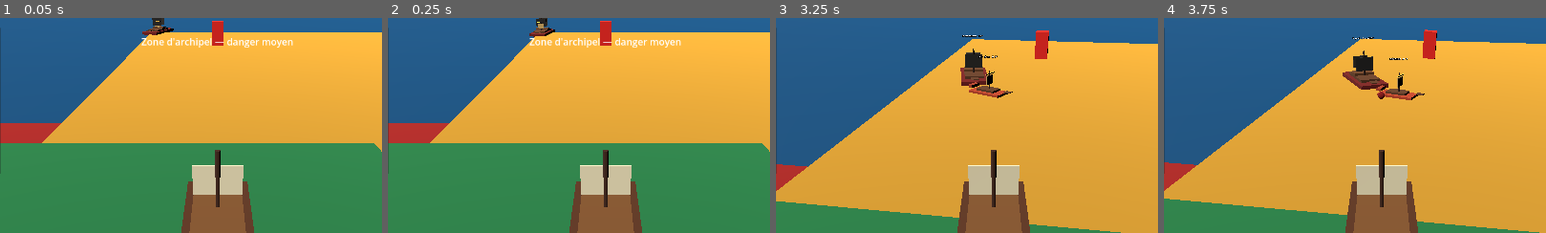
Above: before the commit, frames 1-4 (left to right).
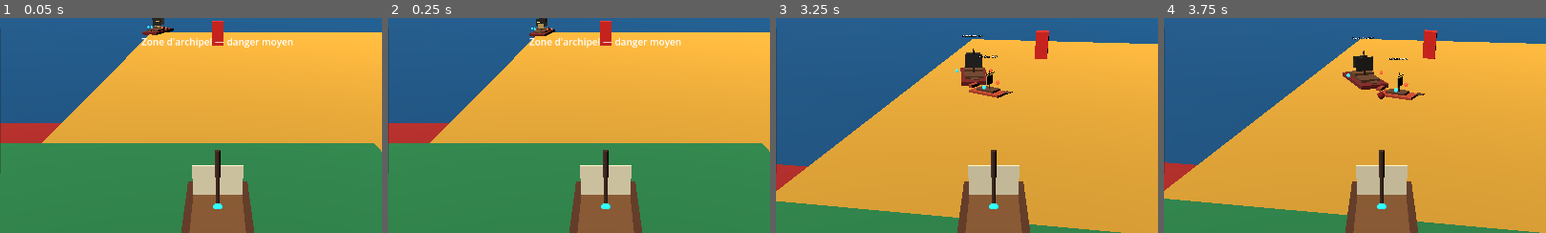
Above: after the commit, the same moments.

Repository: blou132/jeux-pirate
Game: Godot game, scene res://scenes/world/World.tscn
Two runs of this game, one before a commit and one after it. Both use one fixed random seed, a clock stepped at 60 frames per second and the inputs below.
Inputs (mouse positions are % of the whole screen's width and height, from its top left):
- Up to frame 1 (0.05 s): no input
- Up to frame 2 (0.25 s): no input
- Up to frame 3 (3.25 s): tap Enter at 0.5 s; move the mouse to (45, 70) at 0.52 s; hold W 0.53-1.25 s; tap R at 0.6 s; click (45, 70) at 0.67 s; drag from (80, 65) to (45, 70) at 1.27 s; move the mouse to (20, 35) at 2.02 s; hold A 2.03-2.75 s; hold Q 2.03-2.75 s; drag from (55, 50) to (20, 35) at 2.77 s
- Up to frame 4 (3.75 s): move the mouse to (35, 25) at 3.52 s; hold S from 3.53 s (still down); tap R at 3.6 s
The pictures show only the part of the screen within x 22-72%, y 2-52%; the shares and areas given below are measured in that part.

The runs differ from the first frame. In frame 1, less than 0.1% of the frame differs, in the area x 38-59%, y 3-89%; in frame 2, less than 0.1%; in frame 3, 0.1%; in frame 4, 0.1%, in the area x 47-64%, y 24-89%.

Commit message:
chore: add debug markers for ship aim points

Diff:
--- a/scenes/boats/EnemyShip.tscn
+++ b/scenes/boats/EnemyShip.tscn
@@ -14,6 +14,16 @@
 
 [sub_resource type="StandardMaterial3D" id="StandardMaterial3D_sail"]
 albedo_color = Color(0.12, 0.11, 0.10, 1)
+
+[sub_resource type="StandardMaterial3D" id="StandardMaterial3D_debug_left"]
+albedo_color = Color(1, 0.32, 0.16, 1)
+emission_enabled = true
+emission = Color(1, 0.32, 0.16, 1)
+
+[sub_resource type="StandardMaterial3D" id="StandardMaterial3D_debug_right"]
+albedo_color = Color(0.2, 0.75, 1, 1)
+emission_enabled = true
+emission = Color(0.2, 0.75, 1, 1)
 
 [sub_resource type="BoxMesh" id="BoxMesh_hull"]
 size = Vector3(2.1, 0.65, 4.2)
@@ -31,6 +41,10 @@
 
 [sub_resource type="BoxShape3D" id="BoxShape3D_collision"]
 size = Vector3(2.2, 1.0, 4.4)
+
+[sub_resource type="SphereMesh" id="SphereMesh_debug_point"]
+radius = 0.14
+height = 0.28
 
 [node name="EnemyShip" type="CharacterBody3D"]
 script = ExtResource("1_enemy_ship")
@@ -72,8 +86,16 @@
 [node name="LeftCannonPoint" type="Marker3D" parent="."]
 position = Vector3(-1.35, 0.65, -0.25)
 
+[node name="DebugMarker" type="MeshInstance3D" parent="LeftCannonPoint"]
+mesh = SubResource("SphereMesh_debug_point")
+material_override = SubResource("StandardMaterial3D_debug_left")
+
 [node name="RightCannonPoint" type="Marker3D" parent="."]
 position = Vector3(1.35, 0.65, -0.25)
+
+[node name="DebugMarker" type="MeshInstance3D" parent="RightCannonPoint"]
+mesh = SubResource("SphereMesh_debug_point")
+material_override = SubResource("StandardMaterial3D_debug_right")
 
 [node name="Nameplate" type="Label3D" parent="."]
 position = Vector3(0, 3.1, 0)
--- a/scenes/boats/PlayerBoat.tscn
+++ b/scenes/boats/PlayerBoat.tscn
@@ -14,6 +14,11 @@
 
 [sub_resource type="StandardMaterial3D" id="StandardMaterial3D_sail"]
 albedo_color = Color(0.93, 0.88, 0.72, 1)
+
+[sub_resource type="StandardMaterial3D" id="StandardMaterial3D_debug_aim"]
+albedo_color = Color(0.1, 0.9, 1, 1)
+emission_enabled = true
+emission = Color(0.1, 0.9, 1, 1)
 
 [sub_resource type="BoxMesh" id="BoxMesh_hull"]
 size = Vector3(2.4, 0.7, 4.8)
@@ -31,6 +36,10 @@
 
 [sub_resource type="BoxShape3D" id="BoxShape3D_collision"]
 size = Vector3(2.5, 1.0, 5.0)
+
+[sub_resource type="SphereMesh" id="SphereMesh_debug_point"]
+radius = 0.16
+height = 0.32
 
 [node name="PlayerBoat" type="CharacterBody3D"]
 script = ExtResource("1_player_boat")
@@ -69,6 +78,10 @@
 [node name="AimPoint" type="Marker3D" parent="."]
 position = Vector3(0, 0.55, -0.1)
 
+[node name="DebugMarker" type="MeshInstance3D" parent="AimPoint"]
+mesh = SubResource("SphereMesh_debug_point")
+material_override = SubResource("StandardMaterial3D_debug_aim")
+
 [node name="CannonSystem" type="Node3D" parent="."]
 script = ExtResource("2_cannon_system")
 
--- a/scripts/boats/EnemyShip.gd
+++ b/scripts/boats/EnemyShip.gd
@@ -17,6 +17,8 @@
 @export var cannon_point_base_half_width: float = 1.35
 @export var cannon_point_height: float = 0.65
 @export var cannon_point_forward_offset: float = -0.25
+# Temporary v0.3.7 helper to inspect enemy broadside cannon points during tests.
+@export var debug_show_aim_points: bool = true
 
 var health: int
 var _destroyed: bool = false
@@ -25,6 +27,7 @@
 func _ready() -> void:
 	health = max_health
 	add_to_group("enemy_ships")
+	_refresh_debug_markers()
 	_refresh_nameplate()
 	health_changed.emit(health, max_health)
 
@@ -64,6 +67,7 @@
 
 	_apply_visual_style(String(config.get("visual_style", "brigantine")))
 	_refresh_cannon_points(visual_scale)
+	_refresh_debug_markers()
 	_refresh_nameplate()
 
 	if is_inside_tree():
@@ -308,3 +312,15 @@
 		return get_node_or_null("RightCannonPoint") as Node3D
 
 	return get_node_or_null("LeftCannonPoint") as Node3D
+
+
+func _refresh_debug_markers() -> void:
+	var marker_paths: Array[NodePath] = [
+		NodePath("LeftCannonPoint/DebugMarker"),
+		NodePath("RightCannonPoint/DebugMarker"),
+	]
+
+	for marker_path in marker_paths:
+		var marker := get_node_or_null(marker_path) as Node3D
+		if marker != null:
+			marker.visible = debug_show_aim_points
--- a/scripts/boats/PlayerBoat.gd
+++ b/scripts/boats/PlayerBoat.gd
@@ -17,6 +17,8 @@
 @export var hit_feedback_cooldown: float = 0.8
 @export var fallback_respawn_position: Vector3 = Vector3.ZERO
 @export var respawn_offset_from_port: Vector3 = Vector3(8.0, 0.0, -8.0)
+# Temporary v0.3.7 helper to inspect the real player aim point during tests.
+@export var debug_show_aim_points: bool = true
 
 var health: int
 var current_speed: float = 0.0
@@ -32,6 +34,7 @@
 	health = max_health
 	add_to_group("player")
 	_connect_upgrade_system()
+	_refresh_debug_markers()
 	health_changed.emit(health, max_health)
 	speed_changed.emit(current_speed)
 
@@ -254,6 +257,12 @@
 	return fallback_respawn_position
 
 
+func _refresh_debug_markers() -> void:
+	var marker := get_node_or_null("AimPoint/DebugMarker") as Node3D
+	if marker != null:
+		marker.visible = debug_show_aim_points
+
+
 func _show_hit_feedback(damage_taken: int) -> void:
 	if damage_taken <= 0 or _hit_feedback_cooldown_remaining > 0.0:
 		return
Not shown: 1 places in scenes/boats/EnemyShip.tscn that only renumber resources
Not shown: 1 places in scenes/boats/PlayerBoat.tscn that only renumber resources
